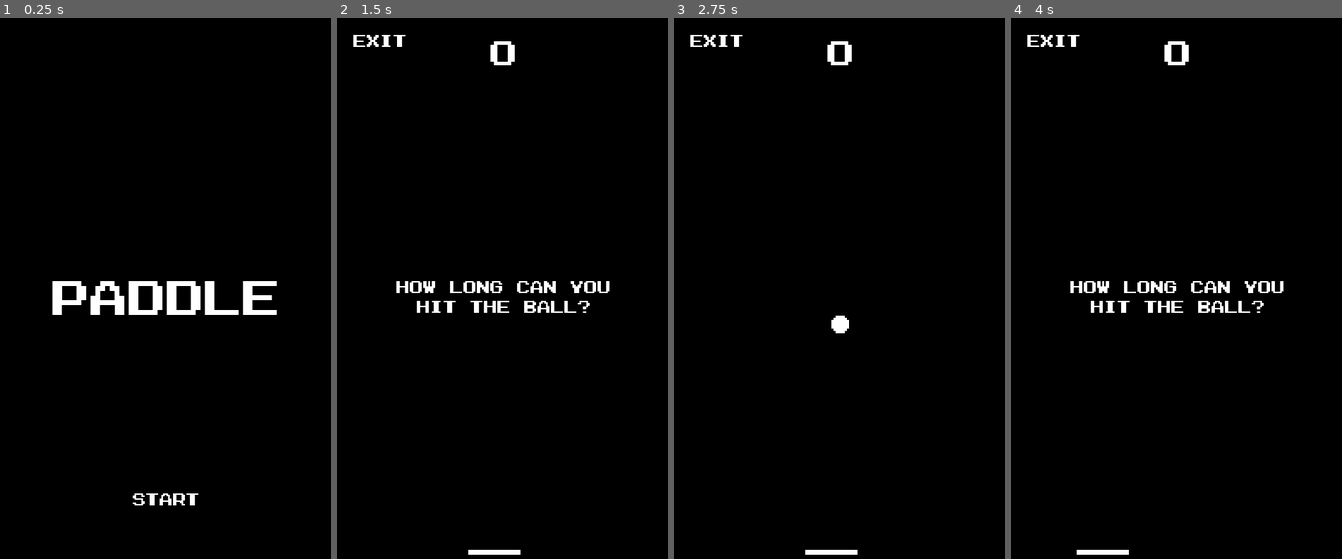
Above: before the commit, frames 1-4 (left to right).
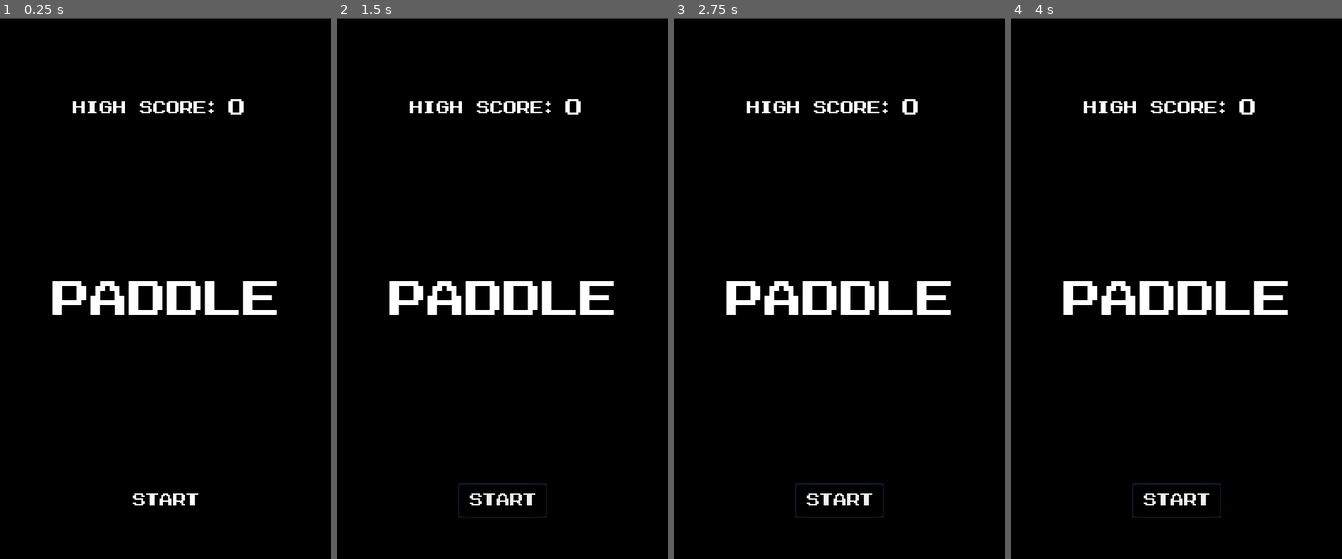
Above: after the commit, the same moments.

Repository: Jeidoban/Paddle
Game: Godot game, scene res://Main.tscn
Same seed, same stepped clock (60 frames per second), same inputs: the game is played once before the commit and once after it.
Inputs (mouse positions are in pixels of both pictures, inside the frame that each line leads up to):
- Up to frame 1 (0.25 s): no input
- Up to frame 2 (1.5 s): click "Start" at 0.5 s; click (502, 499) at 1.25 s, where only the run after the commit has a clickable "Start"
- Up to frame 3 (2.75 s): click (839, 499) at 2 s, where only the run after the commit has a clickable "Start"
- Up to frame 4 (4 s): move the mouse to (1249, 272) at 2.77 s; click (1249, 272) at 2.92 s; tap Enter at 3.5 s; move the mouse to (1110, 326) at 3.52 s; click (1110, 326) at 3.67 s

The runs differ from the first frame. In frame 1, 0.7% of the frame differs, in the area x 0-100%, y 0-18%; in frame 2, 3.9%; in frame 3, 3.9%, in the area x 0-100%, y 0-100%; in frame 4, 3.9%.
Error after the commit: Parse Error: Mixed tabs and spaces in indentation. (res://Main.gd:91)

Commit message:
Finish game itself, just bug testing now

Diff:
--- a/GUI.gd
+++ b/GUI.gd
@@ -11,6 +11,9 @@
 func change_score(score):
 	$ScoreCounter.set_text(str(score))
 
+func change_high_score(score):
+	$HighScoreMainCounter.set_text(str(score))
+
 func _on_ExitButton_pressed():
 	emit_signal("exit_pressed")
 
--- a/GUI.tscn
+++ b/GUI.tscn
@@ -11,17 +11,25 @@
 font_data = ExtResource( 2 )
 _sections_unfolded = [ "Extra Spacing", "Font", "Settings" ]
 
+[sub_resource type="DynamicFont" id=5]
+
+size = 40
+use_mipmaps = false
+use_filter = false
+font_data = ExtResource( 2 )
+_sections_unfolded = [ "Font", "Settings" ]
+
+[sub_resource type="DynamicFont" id=3]
+
+size = 32
+use_mipmaps = false
+use_filter = false
+font_data = ExtResource( 2 )
+_sections_unfolded = [ "Font", "Settings" ]
+
 [sub_resource type="DynamicFont" id=2]
 
 size = 88
-use_mipmaps = false
-use_filter = false
-font_data = ExtResource( 2 )
-_sections_unfolded = [ "Font", "Settings" ]
-
-[sub_resource type="DynamicFont" id=3]
-
-size = 32
 use_mipmaps = false
 use_filter = false
 font_data = ExtResource( 2 )
@@ -51,8 +59,9 @@
 anchor_right = 0.0
 anchor_bottom = 0.0
 margin_left = -1.0
+margin_top = 1.0
 margin_right = 605.0
-margin_bottom = 1030.0
+margin_bottom = 1031.0
 rect_pivot_offset = Vector2( 0, 0 )
 rect_clip_content = false
 mouse_filter = 0
@@ -79,12 +88,65 @@
 size_flags_vertical = 4
 custom_fonts/font = SubResource( 1 )
 text = "0"
-percent_visible = 1.0
-lines_skipped = 0
-max_lines_visible = -1
-_sections_unfolded = [ "custom_colors", "custom_fonts" ]
-
-[node name="MainText" type="Label" parent="." index="2"]
+align = 1
+percent_visible = 1.0
+lines_skipped = 0
+max_lines_visible = -1
+_sections_unfolded = [ "custom_colors", "custom_fonts" ]
+
+[node name="HighScoreMainCounter" type="Label" parent="." index="2"]
+
+anchor_left = 0.5
+anchor_top = 0.0
+anchor_right = 0.5
+anchor_bottom = 0.0
+margin_left = 112.0
+margin_top = 131.0
+margin_right = 163.0
+margin_bottom = 196.0
+rect_pivot_offset = Vector2( 0, 0 )
+rect_clip_content = false
+mouse_filter = 2
+mouse_default_cursor_shape = 0
+size_flags_horizontal = 1
+size_flags_vertical = 4
+custom_fonts/font = SubResource( 5 )
+text = "0"
+valign = 1
+percent_visible = 1.0
+lines_skipped = 0
+max_lines_visible = -1
+_sections_unfolded = [ "custom_colors", "custom_fonts" ]
+__meta__ = {
+"_edit_group_": true
+}
+
+[node name="HighScoreMainText" type="Label" parent="HighScoreMainCounter" index="0"]
+
+anchor_left = 0.5
+anchor_top = 0.5
+anchor_right = 0.5
+anchor_bottom = 0.5
+margin_left = -373.5
+margin_top = -16.5
+margin_right = 27.5
+margin_bottom = 29.5
+rect_pivot_offset = Vector2( 0, 0 )
+rect_clip_content = false
+mouse_filter = 2
+mouse_default_cursor_shape = 0
+size_flags_horizontal = 1
+size_flags_vertical = 4
+custom_fonts/font = SubResource( 3 )
+text = "High Score:"
+align = 1
+autowrap = true
+percent_visible = 1.0
+lines_skipped = 0
+max_lines_visible = -1
+_sections_unfolded = [ "custom_colors", "custom_fonts" ]
+
+[node name="MainText" type="Label" parent="." index="3"]
 
 anchor_left = 0.5
 anchor_top = 0.5
@@ -107,16 +169,16 @@
 max_lines_visible = -1
 _sections_unfolded = [ "custom_colors", "custom_fonts" ]
 
-[node name="BeginText" type="Label" parent="." index="3"]
+[node name="BeginText" type="Label" parent="." index="4"]
 
 anchor_left = 0.5
 anchor_top = 0.5
 anchor_right = 0.5
 anchor_bottom = 0.5
 margin_left = -210.0
-margin_top = -38.5
+margin_top = -52.5
 margin_right = 210.0
-margin_bottom = 38.5
+margin_bottom = 52.5
 rect_pivot_offset = Vector2( 0, 0 )
 rect_clip_content = false
 mouse_filter = 2
@@ -124,7 +186,7 @@
 size_flags_horizontal = 1
 size_flags_vertical = 4
 custom_fonts/font = SubResource( 3 )
-text = "How long can you hit the ball?"
+text = "How many times can you hit the ball?"
 align = 1
 autowrap = true
 percent_visible = 1.0
@@ -132,16 +194,16 @@
 max_lines_visible = -1
 _sections_unfolded = [ "custom_colors", "custom_fonts" ]
 
-[node name="HighScore" type="Label" parent="." index="4"]
-
-anchor_left = 0.5
-anchor_top = 0.5
-anchor_right = 0.5
-anchor_bottom = 0.5
-margin_left = -210.0
+[node name="HighScore" type="Label" parent="." index="5"]
+
+anchor_left = 0.5
+anchor_top = 0.5
+anchor_right = 0.5
+anchor_bottom = 0.5
+margin_left = -211.0
 margin_top = -375.0
-margin_right = 210.0
-margin_bottom = -298.0
+margin_right = 209.0
+margin_bottom = -339.0
 rect_pivot_offset = Vector2( 0, 0 )
 rect_clip_content = false
 mouse_filter = 2
@@ -157,7 +219,7 @@
 max_lines_visible = -1
 _sections_unfolded = [ "custom_colors", "custom_fonts" ]
 
-[node name="ExitButton" type="Button" parent="." index="5"]
+[node name="ExitButton" type="Button" parent="." index="6"]
 
 anchor_left = 0.0
 anchor_top = 0.0
@@ -185,7 +247,7 @@
 align = 1
 _sections_unfolded = [ "Visibility" ]
 
-[node name="StartButton" type="Button" parent="." index="6"]
+[node name="StartButton" type="Button" parent="." index="7"]
 
 anchor_left = 0.5
 anchor_top = 1.0
--- a/Main.gd
+++ b/Main.gd
@@ -7,6 +7,10 @@
 var high_score_shown = false # This makes the high score message only
 							 # appear once per rally.
 
+func _ready():
+	high_score = load_game()
+	$GUI.change_high_score(high_score)
+
 # Starts the game from the start button as well as the game resets.
 func start_game():
 	in_game = true
@@ -15,10 +19,13 @@
 		$GUI/MainText.hide()
 		$GUI/ExitButton.show()
 		$GUI/ScoreCounter.show()
+		$GUI/HighScoreMainCounter.hide()
 		$Paddle.show()
 	else:
 		$GameOver.play()
 	high_score_shown = false
+	score_counter = 0
+	$GUI.change_score(score_counter)
 	$GUI/BeginText.show()
 	$ResetTimer.start() # Start reset timer, this will display begin message
 
@@ -26,10 +33,12 @@
 func exit_game():
 	in_game = false
 	score_counter = 0
+	$GUI.change_high_score(high_score)
 	$GUI.change_score(score_counter)
 	if $Ball: remove_node($Ball)
 	$GUI/StartButton.show()
 	$GUI/MainText.show()
+	$GUI/HighScoreMainCounter.show()
 	$GUI/ExitButton.hide()
 	$GUI/ScoreCounter.hide()
 	$GUI/BeginText.hide()
@@ -40,8 +49,6 @@
 	remove_child(node)
 
 func reset_game():
-	score_counter = 0
-	$GUI.change_score(score_counter)
 	if $Ball: remove_node($Ball)
 	var ball = Ball.instance()
 	ball.position = $Position2D.position
@@ -53,6 +60,7 @@
 	score_counter += 1
 	if score_counter > high_score:
 		high_score = score_counter
+		save()
 		if high_score_shown == false:
 			$GUI/HighScore.show()
 			$HighScoreCounter.start()
@@ -66,3 +74,22 @@
 
 func _on_HighScoreCounter_timeout():
 	$GUI/HighScore.hide()
+
+func save():
+	var save_dict = {
+		"high_score": high_score
+	}
+
+	var save_game = File.new()
+	save_game.open("user://high_score.save", File.WRITE)
+	save_game.store_line(to_json(save_dict))
+	save_game.close()
+
+func load_game():
+	var save_game = File.new()
+	if !save_game.file_exists("user://high_score.save"):
+        return 0
+	save_game.open("user://high_score.save", File.READ)
+	var current_line = parse_json(save_game.get_line())
+	save_game.close()
+	return current_line["high_score"]
--- a/Main.tscn
+++ b/Main.tscn
@@ -48,7 +48,7 @@
 [node name="ResetTimer" type="Timer" parent="." index="7"]
 
 process_mode = 1
-wait_time = 1.5
+wait_time = 1.75
 one_shot = true
 autostart = false
 
--- a/Paddle.gd
+++ b/Paddle.gd
@@ -21,5 +21,9 @@
 		# Take the linear velocity vector of the ball, reflectsx it (goes in opposite direction),
 		# rotate it randomly, and multiply the Y coordinate by small number.
 		# This increases the Y velocity slightly every hit.
-		body.linear_velocity = body.linear_velocity.reflect(Vector2(-1, 0)).rotated(rand_range(-0.35, 0.35))
-		body.linear_velocity.y = body.linear_velocity.y * 1.05
+		body.linear_velocity = body.linear_velocity.reflect(Vector2(-1, 0)).rotated(rand_range(-0.35, 0.35)) * 1.05
+		var x = body.linear_velocity.x
+		var y = body.linear_velocity.y
+		if (abs(x) / abs(y)) > 1.1:
+			body.linear_velocity.x = y
+			body.linear_velocity.y = abs(x) * -1
Not shown: 1 places in GUI.tscn that only renumber resources
Not shown, changed: .DS_Store
Not shown, added: high_score.save
